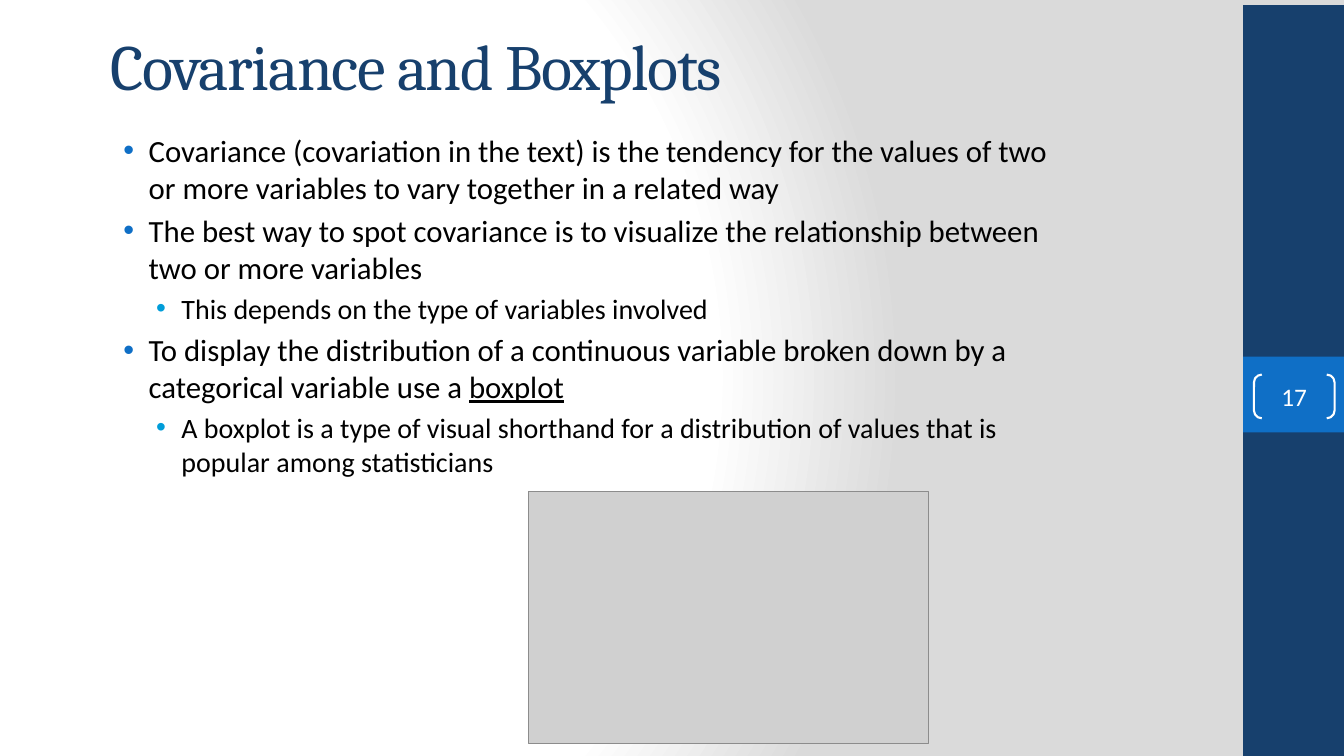
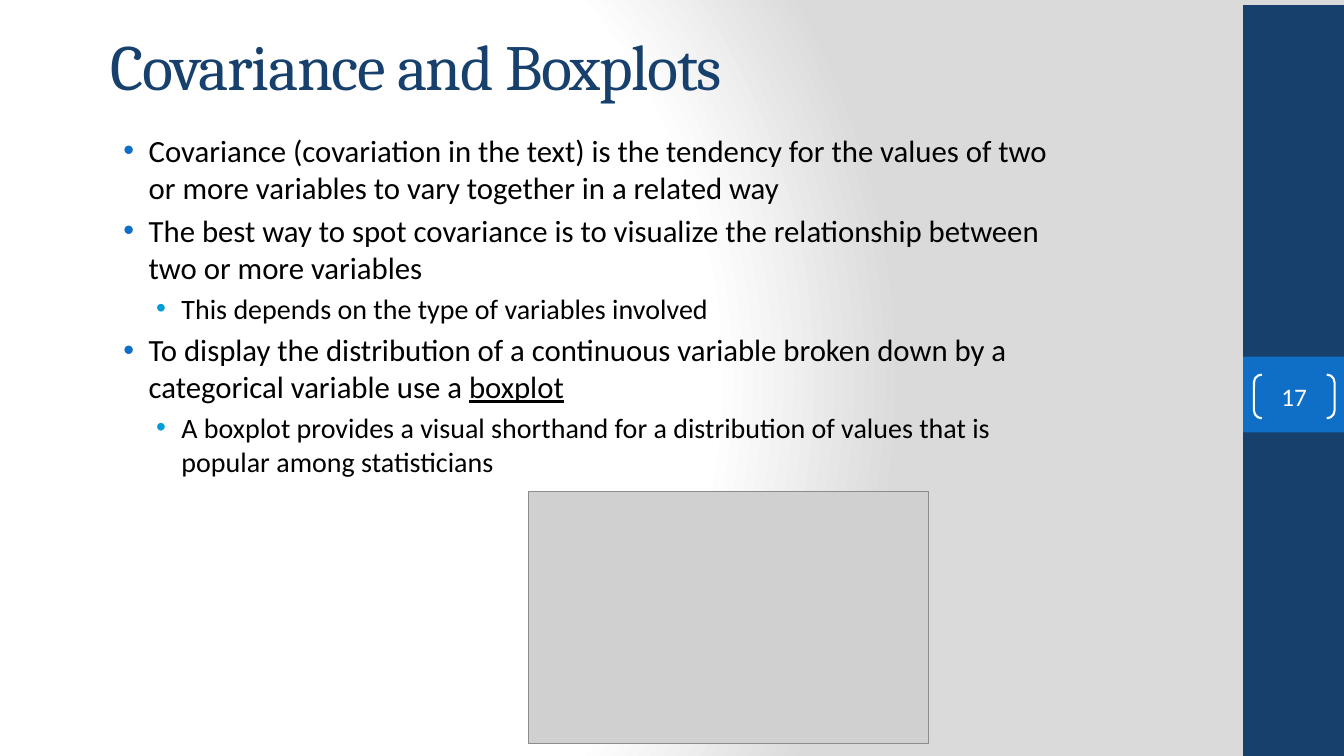
Before and after one commit to FSCJ-COP2073C/cop2073c-FullContent, a slide deck: slide 17 of slides/COP2073C-Module12.pptx. Drawn at 1344x756 pixels with LibreOffice and Linux fonts; fonts in the diff are those of the drawing; grey boxes stand for pictures; background and template pictures are left out. Boxes give left, top, right and bottom in pixels: in the first picture for what was removed or moved away, otherwise in the second. Text is boxed around its words. In the diff, an @@ line names an element or a change of style, - is before the commit and + after.

```diff
--- a/slides/COP2073C-Module12.pptx
+++ b/slides/COP2073C-Module12.pptx
@@ text at box(181, 418, 989, 477): text changed @@
-  • A boxplot is a type of visual shorthand for a distribution of values that is popular among statisticians
+  • A boxplot provides a visual shorthand for a distribution of values that is popular among statisticians
```
Also in this commit, not shown: 3 other slides changed, 4 other files.
